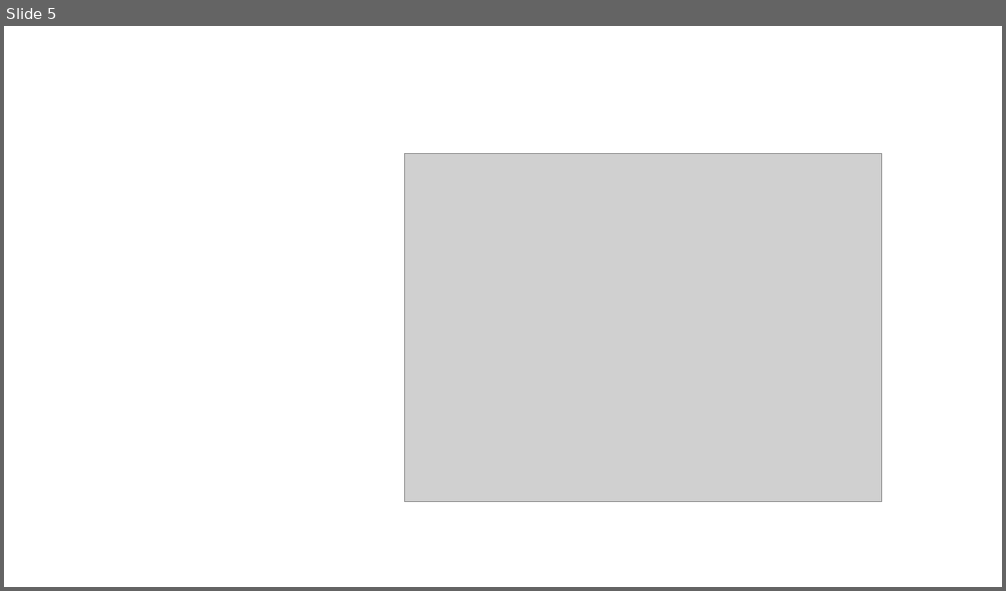
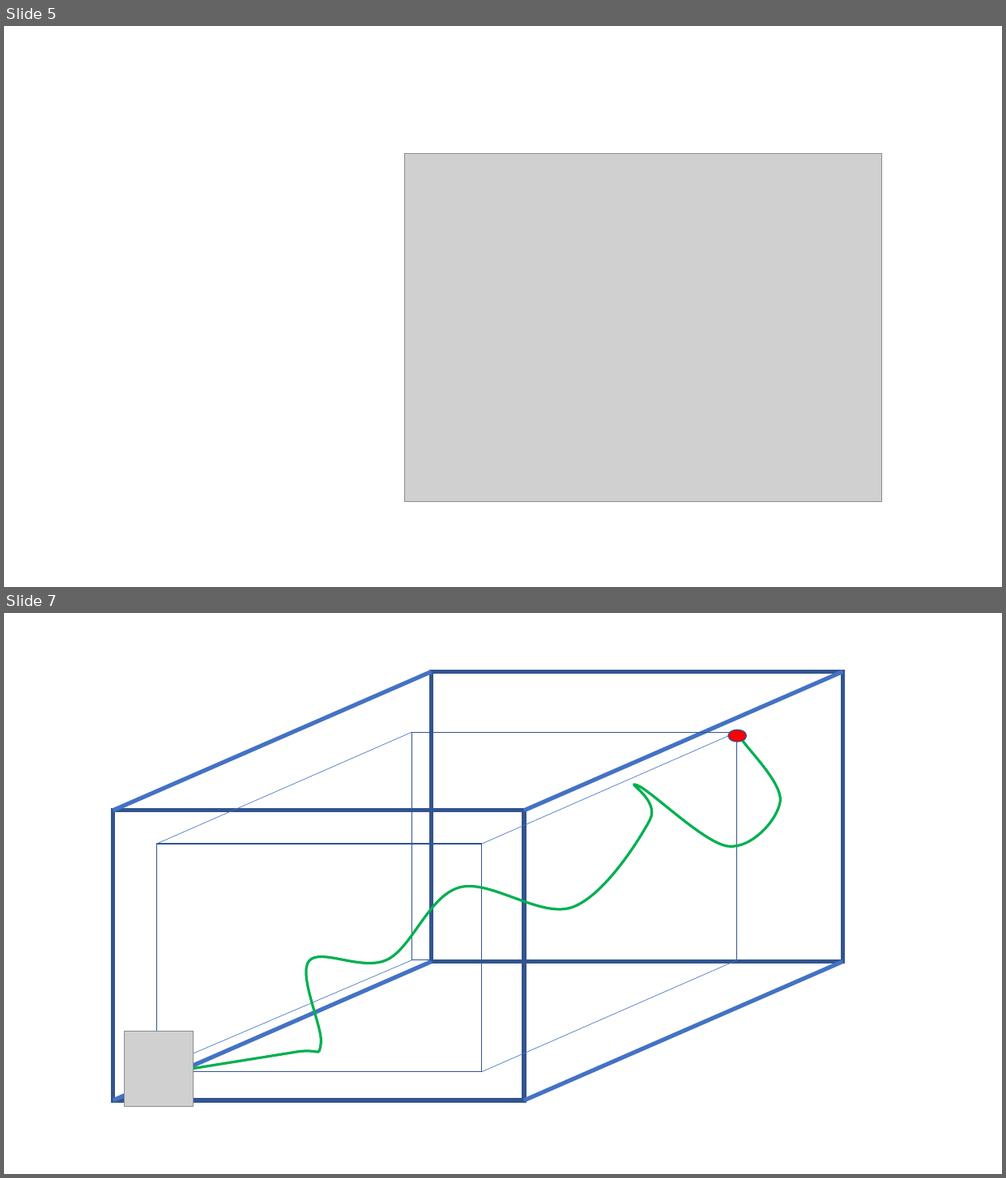
Before and after one commit to matheuskraemer/pfc, a slide deck: doc/pfc/Imagens/Imagens.pptx. Shown one above the other, each under a label of ours: slide 5 before the commit, slides 5 and 7 after it; the slides between them are not shown. The pictures are 1006x591 and 1006x1178 pixels, drawn with LibreOffice and Linux fonts; fonts in the diff are those of the drawing; grey boxes stand for pictures. Boxes give left, top, right and bottom in pixels: in the first picture for what was removed or moved away, otherwise in the second. Text is boxed around its words. In the diff, an @@ line names an element or a change of style, - is before the commit and + after.

```diff
--- a/doc/pfc/Imagens/Imagens.pptx
+++ b/doc/pfc/Imagens/Imagens.pptx
@@ slide 7 added at [4, 613, 1002, 1174], background #FFFFFF @@
@@ line added from (113, 811) to (432, 671), #4472C4 4 pt @@
@@ rectangle added at [432, 671, 842, 962], outline #325491 4 pt @@
@@ line added from (524, 811) to (843, 671), #4472C4 4 pt @@
@@ line added from (157, 845) to (412, 732), #4472C4 0.5 pt @@
@@ freeform shape added at [160, 732, 781, 1074], outline #00B050 2.5 pt @@
@@ rectangle added at [412, 732, 737, 960], outline #325491 1 pt @@
@@ line added from (482, 845) to (737, 732), #4472C4 0.5 pt @@
@@ ellipse added at [728, 730, 746, 742], fill #FF0000, outline #325491 1 pt @@
@@ rectangle added at [113, 811, 523, 1101], outline #325491 4 pt @@
@@ rectangle added at [157, 845, 482, 1072], outline #325491 1 pt @@
@@ line added from (113, 1101) to (432, 962), #4472C4 4 pt @@
@@ line added from (156, 1070) to (412, 960), #4472C4 0.5 pt @@
@@ line added from (482, 1072) to (737, 960), #4472C4 0.5 pt @@
@@ line added from (524, 1101) to (843, 962), #4472C4 4 pt @@
@@ picture added at [124, 1032, 193, 1107] @@
```
Also in this commit, not shown: 3 other slides added, 3 other files.
